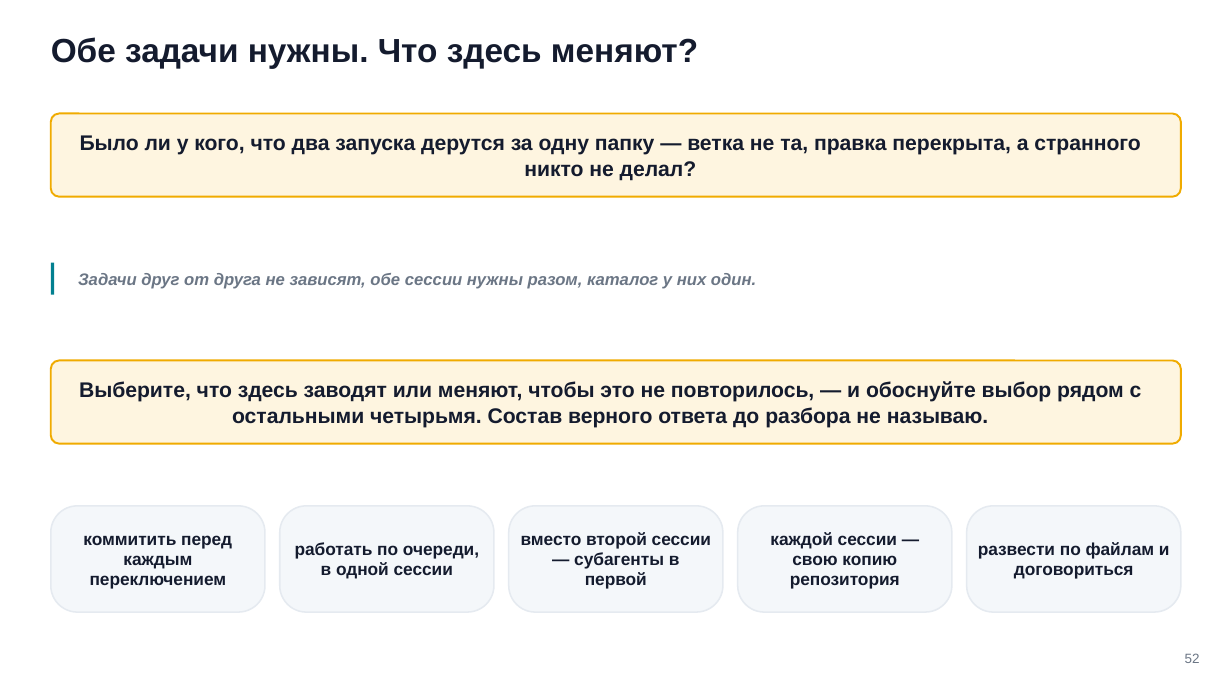
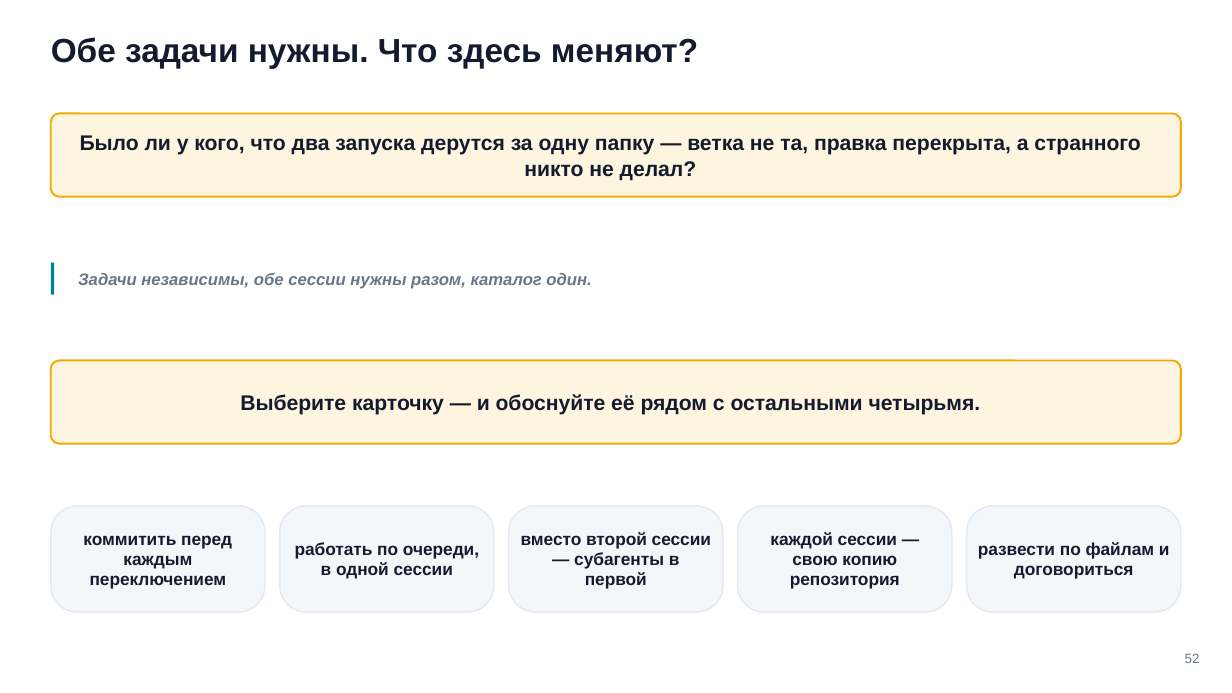
Before and after one commit to tellina-study/AI-usage-lessons, a slide deck: slide 52 of library/seminars/sem-06/rendered/sem-06.pptx. Drawn at 1232x693 pixels with LibreOffice and Linux fonts; fonts in the diff are those of the drawing. Boxes give left, top, right and bottom in pixels: in the first picture for what was removed or moved away, otherwise in the second. Text is boxed around its words. In the diff, an @@ line names an element or a change of style, - is before the commit and + after.

Commit message:
#225 Семинар 6: пять находок сведения закрыты — подсказка от первого лица снята с экрана, повтор на n48, жирные абзацы разверстаны, заметка n31 читается без слайда, заголовок n44 утверждением; починен фронтматтер literary-editor (tools: All tools давало ноль инструментов)

```diff
--- a/library/seminars/sem-06/rendered/sem-06.pptx
+++ b/library/seminars/sem-06/rendered/sem-06.pptx
@@ text at <box>78,273,591,289</box>: text changed @@
-Задачи друг от друга не зависят, обе сессии нужны разом, каталог у них один.
+Задачи независимы, обе сессии нужны разом, каталог один.
@@ text at <box>240,394,981,415</box>: text changed @@
-Выберите, что здесь заводят или меняют, чтобы это не повторилось, — и обоснуйте выбор рядом с остальными четырьмя. Состав верного ответа до разбора не называю.
+Выберите карточку — и обоснуйте её рядом с остальными четырьмя.
```
Also in this commit, not shown: 6 other slides changed, 15 other files.
